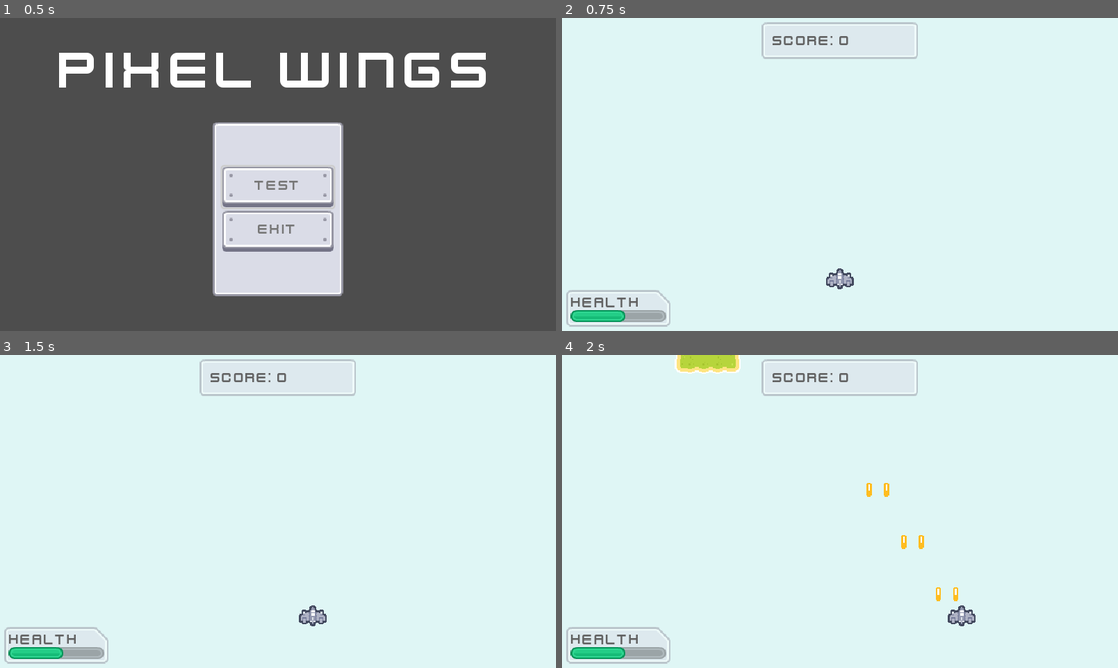
Above: before the commit, frames 1-4 (two rows, left to right).
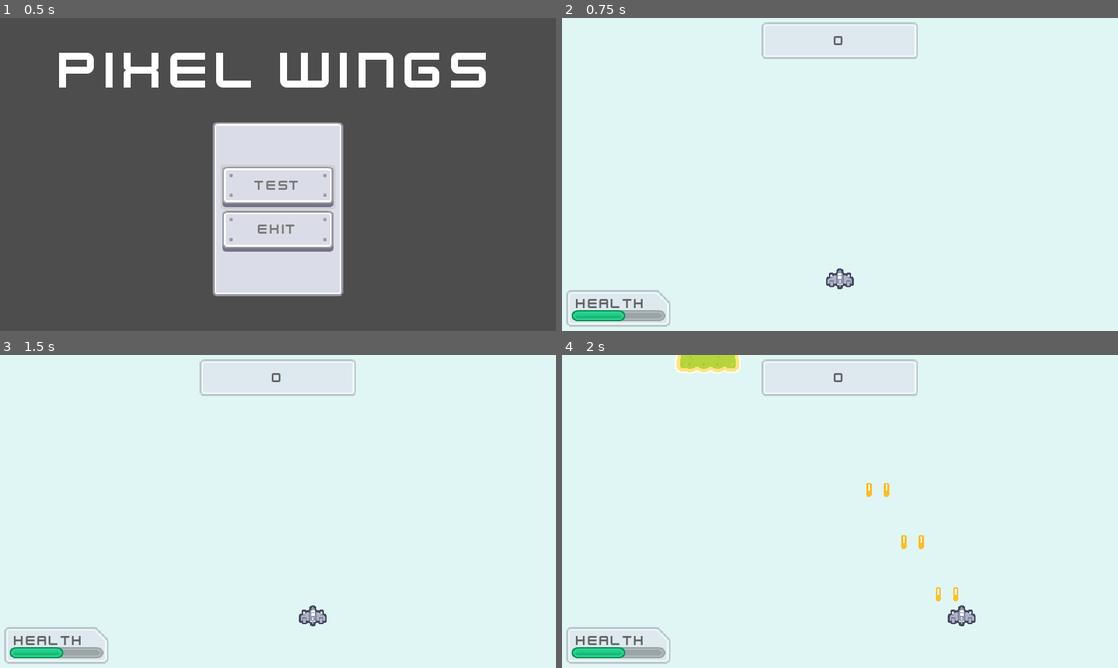
Above: after the commit, the same moments.

Repository: Trouperton/PIXELWINGS
Game: Godot game, scene res://Scenes/main_menu.tscn
The game is run twice, just before and just after one commit, with the same random seed, the same clock (stepped at 60 frames per second) and the same inputs.
Inputs (mouse positions are in pixels of both pictures, inside the frame that each line leads up to):
- Up to frame 1 (0.5 s): no input
- Up to frame 2 (0.75 s): click "test" at 0.5 s
- Up to frame 3 (1.5 s): tap Enter at 1.25 s; move the mouse to (400, 495) at 1.27 s; hold D (move_right) from 1.28 s (still down); hold Space (primary_fire) from 1.28 s (still down)
- Up to frame 4 (2 s): keep holding D (move_right); keep holding Space (primary_fire)

Frame 1 is identical in both runs. In frame 2, 0.6% of the frame differs, in the area x 1-52%, y 5-98%; in frame 3, 0.6%; in frame 4, 0.6%.

Commit message:
Organized UI scripts.
Relocated scripts to correct folders and in the process added some extra folders for better organization.

Diff:
--- a/Scenes/heads_up_display.tscn
+++ b/Scenes/heads_up_display.tscn
@@ -1,6 +1,7 @@
-[gd_scene load_steps=2 format=3 uid="uid://b57v22y0fc7c5"]
+[gd_scene load_steps=3 format=3 uid="uid://b57v22y0fc7c5"]
 
 [ext_resource type="Theme" uid="uid://bvfu8dttislhq" path="res://Assets/User Interface/Themes/theme_heads_up_display.tres" id="1_6xc2q"]
+[ext_resource type="Script" path="res://Scripts/UI/heads_up_display.gd" id="2_dm8o4"]
 
 [node name="HUD" type="Control"]
 z_index = 100
@@ -11,6 +12,7 @@
 grow_horizontal = 2
 grow_vertical = 2
 theme = ExtResource("1_6xc2q")
+script = ExtResource("2_dm8o4")
 
 [node name="Score Panel" type="Panel" parent="."]
 layout_mode = 2
@@ -29,10 +31,11 @@
 anchor_bottom = 0.5
 offset_left = 12.0
 offset_top = -9.0
-offset_right = 103.0
+offset_right = 168.0
 offset_bottom = 9.0
 grow_vertical = 2
-text = "Score: 0"
+text = "0"
+horizontal_alignment = 1
 vertical_alignment = 1
 
 [node name="Health Panel" type="Panel" parent="."]
@@ -50,17 +53,17 @@
 
 [node name="Health Label" type="Label" parent="Health Panel"]
 layout_mode = 1
-offset_left = 5.0
-offset_top = 5.0
-offset_right = 85.0
-offset_bottom = 23.0
+offset_left = 11.0
+offset_top = 6.0
+offset_right = 91.0
+offset_bottom = 24.0
 text = "Health"
 
 [node name="Health Bar" type="ProgressBar" parent="Health Panel"]
 layout_mode = 0
-offset_left = 5.0
+offset_left = 6.0
 offset_top = 23.0
-offset_right = 115.0
-offset_bottom = 37.0
+offset_right = 114.0
+offset_bottom = 36.0
 value = 50.0
 show_percentage = false
--- a/Scenes/main_menu.tscn
+++ b/Scenes/main_menu.tscn
@@ -1,10 +1,10 @@
 [gd_scene load_steps=8 format=3 uid="uid://cpa4w8bhb5e5y"]
 
 [ext_resource type="Theme" uid="uid://b64xeaa12phvk" path="res://Assets/User Interface/Themes/theme_default.tres" id="1_31heo"]
-[ext_resource type="Script" path="res://Scripts/main_menu.gd" id="2_j1165"]
-[ext_resource type="Script" path="res://Scenes/level_selection_button.gd" id="3_8w73h"]
+[ext_resource type="Script" path="res://Scripts/UI/main_menu.gd" id="2_j1165"]
+[ext_resource type="Script" path="res://Scripts/UI/Buttons/level_selection_button.gd" id="3_8w73h"]
 [ext_resource type="PackedScene" uid="uid://4m8r36db8cd7" path="res://Scenes/Levels/level_1.tscn" id="4_0ijcj"]
-[ext_resource type="Script" path="res://Scenes/exit_button.gd" id="5_evlwu"]
+[ext_resource type="Script" path="res://Scripts/UI/Buttons/exit_button.gd" id="5_evlwu"]
 
 [sub_resource type="StyleBoxEmpty" id="StyleBoxEmpty_22p07"]
 
--- /dev/null
+++ b/Scripts/UI/heads_up_display.gd
@@ -0,0 +1,11 @@
+extends Control
+
+
+# Called when the node enters the scene tree for the first time.
+func _ready() -> void:
+	pass # Replace with function body.
+
+
+# Called every frame. 'delta' is the elapsed time since the previous frame.
+func _process(delta: float) -> void:
+	pass
Renamed: Scenes/exit_button.gd -> Scripts/UI/Buttons/exit_button.gd
Renamed: Scenes/level_selection_button.gd -> Scripts/UI/Buttons/level_selection_button.gd
Renamed: Scripts/main_menu.gd -> Scripts/UI/main_menu.gd
